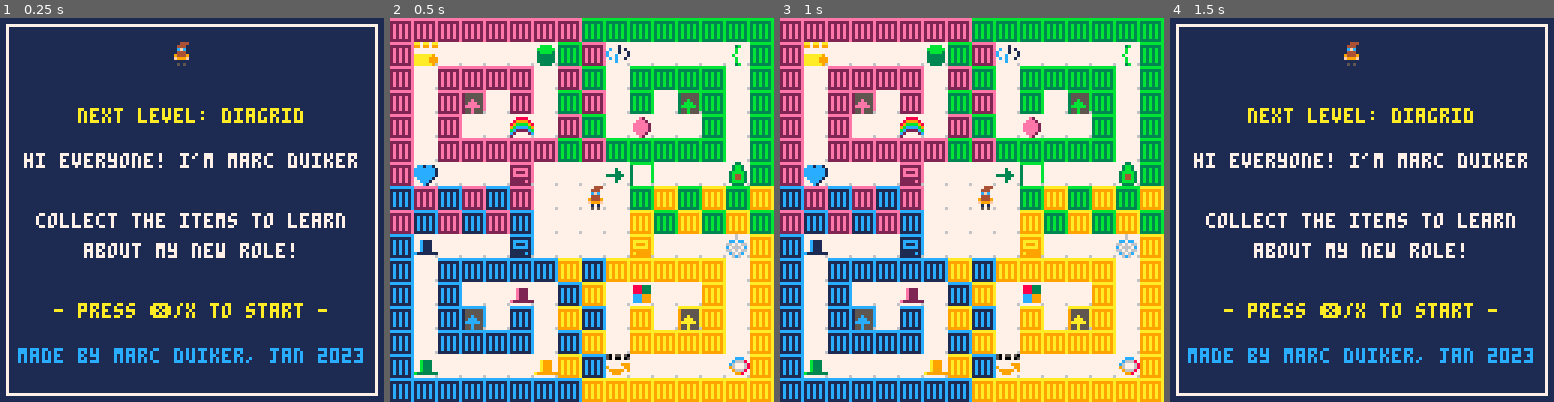
Above: before the commit, frames 1-4 (left to right).
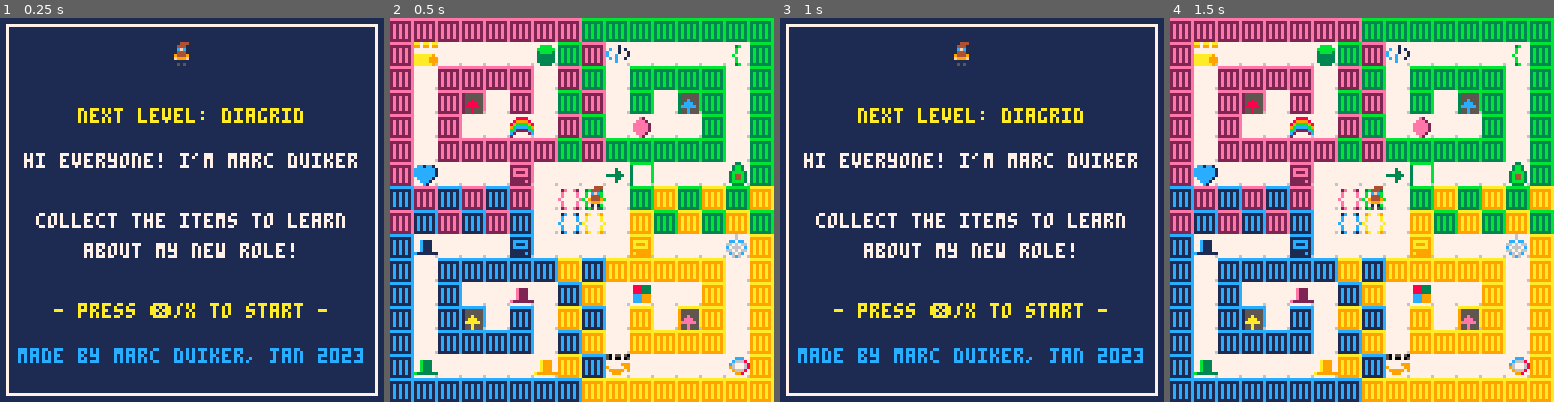
Above: after the commit, the same moments.

Repository: marcduiker/pico-8-games
Game: PICO-8 cartridge carts/diagrid/joiningdiagrid.p8
Two runs of this game, one before a commit and one after it. Both use one fixed random seed, a clock stepped at 60 frames per second and the inputs below.
Inputs:
- Up to frame 1 (0.25 s): no input
- Up to frame 2 (0.5 s): tap X (X key) at 0.33 s
- Up to frame 3 (1 s): tap O (Z key) at 0.7 s
- Up to frame 4 (1.5 s): tap X (X key) at 1.07 s

Frame 1 is identical in both runs. In frame 2, 0.7% of the frame differs, in the area x 19-80%, y 21-82%; in frame 3, 91%; in frame 4, 91%, in the area x 0-100%, y 0-100%.

Commit message:
Fixed message screen and respawn locations

Diff:
--- a/carts/diagrid/diagrid.p8
+++ b/carts/diagrid/joiningdiagrid.p8
@@ -2,22 +2,26 @@
 version 39
 __lua__
 -- start
+-- joining diagrid
+-- by marc duiker
+-- jan 2023
+-- https://twitter.com/marcduiker
+-- https://mstdn.social/@marcduiker
+
 
 function _init()
 	init_game()
 end
 
 function init_game()
+	--music(0,1000)
 	init_map()
 	add_player()
 	dirx={-1,1,0,0}
 	diry={0,0,-1,1}
 	t=0
-	start_time=nil
-	elapsed_time=nil
+	ti=0
 	game_over=false
-	target=4
-	score=0
 	btnbuffer=-1
 	_upd=update_start_menu
 	_drw=draw_start_menu
@@ -169,9 +173,11 @@
 	p.anim_speed=10
 	p.anim_still={1}
 	p.anim_move={2,3}
+	p.anim_jump={5,6}
+	p.isstill=true
+	p.isjumping=false
 	p.isflipped=false
-	p.seq=nil
-	p.isstill=true
+	p.seq=seq_walk
 	p.sectionnr=1
 	p.section=section1
 	p.isgameover=false
@@ -182,9 +188,11 @@
 end
 
 function draw_player()
-	if p.isstill then
+	if p.isjumping then
+		spr(get_frame(p.anim_jump,p.anim_speed),p.x*8+p.dx,p.y*8+p.dy,1,1,p.isflipped)
+	elseif p.isstill then
 		spr(get_frame(p.anim_still,p.anim_speed),p.x*8+p.dx,p.y*8+p.dy,1,1,p.isflipped)
-	elseif not p.isstill then
+	else
 		spr(get_frame(p.anim_move,p.anim_speed),p.x*8+p.dx,p.y*8+p.dy,1,1,p.isflipped)
 	end
 end
@@ -224,10 +232,13 @@
 			p.section.score+=1
 			if (p.section.score == 4) then
 				sfx(3)
-				completedsection()
+				ti+=1;
+				print(ti,0,0,0)
+				completed_section()
 			else
 				sfx(2)
 			end
+			p.isjumping=true
 			mset(destx,desty,63)
 			p.x+=_dx
 			p.y+=_dy
@@ -242,6 +253,7 @@
 		else
 			-- nothing special
 			sfx(0)
+			p.isjumping=false
 			p.x+=_dx
 			p.y+=_dy
 			p.sx=-_dx*8
@@ -250,19 +262,11 @@
 			p.dy=p.sy
 		end
 		p.t=0
-
-		if p.isstill then
-			p.seq=seq_still
-		else
-			p.seq=seq_walk
-		end
 		_upd=update_player_move
 	end
-
-	--check_score()
-end
-
-function completedsection()
+end
+
+function completed_section()
 	p.respawnx=p.section.respawnx
 	p.respawny=p.section.respawny
 	p.message=messages[p.messagenr]
@@ -271,19 +275,13 @@
 	if p.sectionnr < 4 then
 		p.sectionnr+=1
 		p.section=sections[p.sectionnr]
+		-- place arrow tile for next section
+		mset(p.section.arrowx,p.section.arrowy,p.section.arrowspr)
+		p.section.isdooropen=true
+		_upd = update_message_section
+		_drw = draw_message_section
 	else
 		p.isgameover=true
-	end
-	-- place arrow tile for next section
-	mset(p.section.arrowx,p.section.arrowy,p.section.arrowspr)
-	p.section.isdooropen=true
-	_upd = update_message_section
-	_drw = draw_message_section
-end
-
-function check_score()
-	if score==target then
-		game_over=true
 		_upd=update_game_over
 		_drw=draw_game_over
 	end
@@ -318,13 +316,17 @@
 		update_player(dirx[button+1],diry[button+1])
 		return
 	end
+	if button==4 then
+		run()
+	end
 	if button==5 then
-		run()
-	end
-end
-
-function seq_still()
-end
+		-- continue
+		_upd=update_game
+		_drw=draw_player
+		return
+	end
+end
+
 
 function seq_walk()
 	p.dx=p.sx*(1-p.t)
@@ -365,8 +367,8 @@
 		arrowy=6,
 		arrowspr=37,
 		hasplayed=false,
-		respawnx=10,
-		respawny=6,
+		respawnx=7,
+		respawny=8,
 		score=0,
 		maxscore=4}
 	section2={
@@ -379,8 +381,8 @@
 		arrowy=9,
 		arrowspr=36,
 		hasplayed=false,
-		respawnx=5,
-		respawny=9,
+		respawnx=8,
+		respawny=8,
 		score=0,
 		maxscore=4}
 	section3={
@@ -393,8 +395,8 @@
 		arrowy=9,
 		arrowspr=38,
 		hasplayed=false,
-		respawnx=10,
-		respawny=9,
+		respawnx=7,
+		respawny=7,
 		score=0,
 		maxscore=4}
 	section4={
@@ -407,8 +409,8 @@
 		arrowy=6,
 		arrowspr=39,
 		hasplayed=false,
-		respawnx=5,
-		respawny=6,
+		respawnx=8,
+		respawny=7,
 		score=0,
 		maxscore=4}
 	sections={section1,section2,section3,section4}
@@ -447,14 +449,14 @@
 0070070000f999f000009400000f100000f999f0000999000f09990f0000000077c1117777b3337777a9997777e222777c7c7717733333377eeeee27aaaaa999
 000000000001010000019f000001010000010100000101000001010000000000c1111111b3333333a9999999e2222222777c77777333333777eee277aaaaa999
 0000000000050500005000500005050000050500000505000005050000000000777777767777777677777776777777767777777677333376777e2776aaaaaa96
-ccccccccbbbbbbbbaaaaaaaaeeeeeeeeccccccccbbbbbbbbaaaaaaaaeeeeeeee7773377777777777777777770000000000000000000000000000000000000000
-1555555c3555555b9555555a2555555e1111111c3333333b9999999a2222222e773bb3777773b777778888770000000000000000000000000000000000000000
-1555555c3555555b9555555a2555555e1ccccc1c3bbbbb3b9aaaaa9a2eeeee2e773bb377777b7777789999870000000000000000000000000000000000000000
-155c555c355b555b955a555a255e555e1c111c1c3b333b3b9a999a9a2e222e2e73bbbb37777b777789bbbb980000000000000000000000000000000000000000
-15ccc55c35bbb55b95aaa55a25eee55e1ccccc1c3bbbbb3b9aaaaa9a2eeeee2e73b44b3777b777779bccccb90000000000000000000000000000000000000000
-1ccccc5c3bbbbb5b9aaaaa5a2eeeee5e1111111c3333333b9999999a2222222e73b44b37777b7777bc2222cb0000000000000000000000000000000000000000
-155c555c355b555b955a555a255e555e11111c1c3b33333b9a99999a22222e2e73bbbb37777b7777c277772c0000000000000000000000000000000000000000
-155c5556355b5556955a5556255e555611111116333333369999999622222226773333767773b776277777760000000000000000000000000000000000000000
+ccccccccbbbbbbbbaaaaaaaaeeeeeeeeccccccccbbbbbbbbaaaaaaaaeeeeeeee7773377777777777777777770000000077777777777777777777777777777777
+1555555c3555555b9555555a2555555e1111111c3333333b9999999a2222222e773bb3777773b777778888770000000071c77c1773b77b3779a77a9772e77e27
+1555555c3555555b9555555a2555555e1ccccc1c3bbbbb3b9aaaaa9a2eeeee2e773bb377777b777778999987000000007c7777c77b7777b77a7777a77e7777e7
+155a555c355c555b955e555a2558555e1c111c1c3b333b3b9a999a9a2e222e2e73bbbb37777b777789bbbb98000000007c7777c77b7777b77a7777a77e7777e7
+15aaa55c35ccc55b95eee55a2588855e1ccccc1c3bbbbb3b9aaaaa9a2eeeee2e73b44b3777b777779bccccb900000000c777777cb777777ba777777ae777777e
+1aaaaa5c3ccccc5b9eeeee5a2888885e1111111c3333333b9999999a2222222e73b44b37777b7777bc2222cb000000007c7777c77b7777b77a7777a77e7777e7
+155a555c355c555b955e555a2558555e11111c1c3b33333b9a99999a22222e2e73bbbb37777b7777c277772c000000007c7777c77b7777b77a7777a77e7777e7
+155a5556355c5556955e55562558555611111116333333369999999622222226773333767773b776277777760000000071c77c1673b77b3679a77a9672e77e26
 ccccccccbbbbbbbbaaaaaaaaeeeeeeee777777777777777777777777777777777777777750755750777777777776777700000000000000000000000000000000
 1777777c3777777b9777777a2777777e777777777777777777777777777777777888333750700705777ccc777776777700000000000000000000000000000000
 1777777c3777777b9777777a2777777e77771777777377777779777777772777788833377777777777c666877cc7cc7700000000000000000000000000000000
@@ -506,8 +508,8 @@
 333f333f3f1a3f33313f0e3f3f313f3100000000000000000000000000000000000000000000000000000000000000000000000000000000000000000000000000000000000000000000000000000000000000000000000000000000000000000000000000000000000000000000000000000000000000000000000000000000
 333f3333333333313331313131313f3100000000000000000000000000000000000000000000000000000000000000000000000000000000000000000000000000000000000000000000000000000000000000000000000000000000000000000000000000000000000000000000000000000000000000000000000000000000
 33383f3f3f173f3f3f25213f3f3f183100000000000000000000000000000000000000000000000000000000000000000000000000000000000000000000000000000000000000000000000000000000000000000000000000000000000000000000000000000000000000000000000000000000000000000000000000000000
-3033303330333f3f3f3f31323132313200000000000000000000000000000000000000000000000000000000000000000000000000000000000000000000000000000000000000000000000000000000000000000000000000000000000000000000000000000000000000000000000000000000000000000000000000000000
-3330333033303f3f3f3f32313231323100000000000000000000000000000000000000000000000000000000000000000000000000000000000000000000000000000000000000000000000000000000000000000000000000000000000000000000000000000000000000000000000000000000000000000000000000000000
+3033303330333f1f1d3f31323132313200000000000000000000000000000000000000000000000000000000000000000000000000000000000000000000000000000000000000000000000000000000000000000000000000000000000000000000000000000000000000000000000000000000000000000000000000000000
+3330333033303f1c1e3f32313231323100000000000000000000000000000000000000000000000000000000000000000000000000000000000000000000000000000000000000000000000000000000000000000000000000000000000000000000000000000000000000000000000000000000000000000000000000000000
 30083f3f3f143f3f3f3f163f3f3f2b3200000000000000000000000000000000000000000000000000000000000000000000000000000000000000000000000000000000000000000000000000000000000000000000000000000000000000000000000000000000000000000000000000000000000000000000000000000000
 303f3030303030323032323232323f3200000000000000000000000000000000000000000000000000000000000000000000000000000000000000000000000000000000000000000000000000000000000000000000000000000000000000000000000000000000000000000000000000000000000000000000000000000000
 303f303f3f0b3f30323f283f3f323f3200000000000000000000000000000000000000000000000000000000000000000000000000000000000000000000000000000000000000000000000000000000000000000000000000000000000000000000000000000000000000000000000000000000000000000000000000000000
